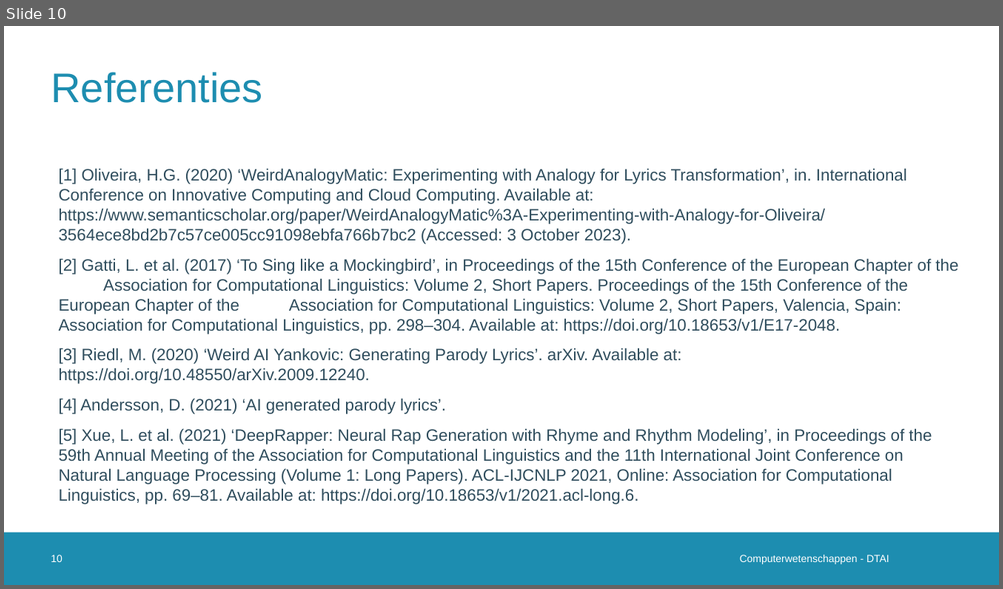
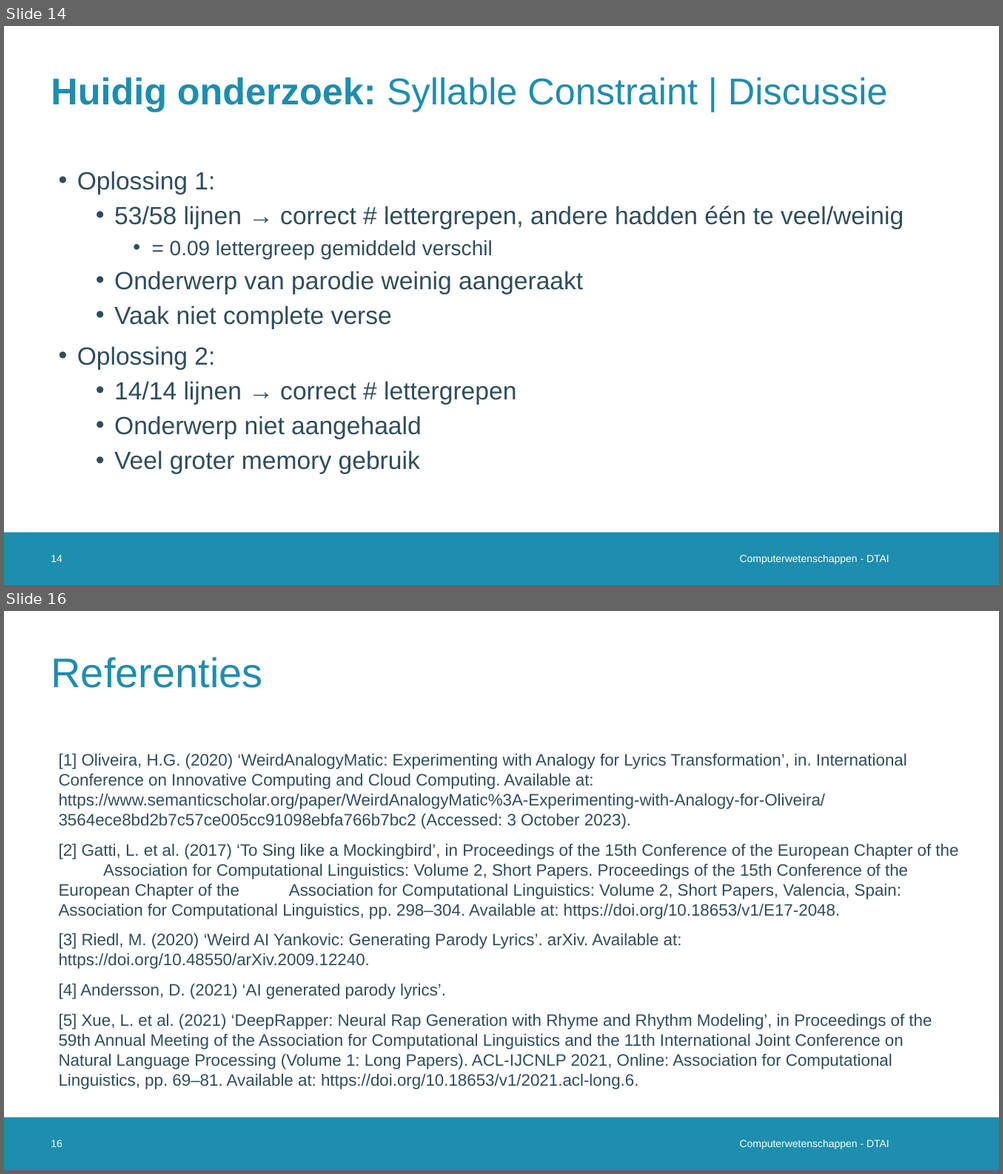
Before and after one commit to Alintermans/Thesis, a slide deck: Presentations/Second Intermediate Presentation/Presentation.pptx. Shown one above the other, each under a label of ours: slide 10 before the commit, slides 14 and 16 after it; the slides between them are not shown. The pictures are 1003x589 and 1003x1174 pixels, drawn with LibreOffice and Linux fonts; fonts in the diff are those of the drawing; background and template pictures are left out. Boxes give left, top, right and bottom in pixels: in the first picture for what was removed or moved away, otherwise in the second. Text is boxed around its words. In the diff, an @@ line names an element or a change of style, - is before the commit and + after.

```diff
--- a/Presentations/Second Intermediate Presentation/Presentation.pptx
+++ b/Presentations/Second Intermediate Presentation/Presentation.pptx
@@ slide 14 added at <box>4,26,999,585</box>, background #FFFFFF; not listed: 1 template element that a slide beside it also shows @@
@@ title added at <box>51,77,888,112</box>, 36 pt, text #1D8DB0 @@
+Huidig onderzoek: Syllable Constraint | Discussie
@@ text added at <box>77,171,903,474</box>, 24 pt, text #2F4D5D @@
+• Oplossing 1:
+  • 53/58 lijnen → correct # lettergrepen, andere hadden één te veel/weinig
+    • = 0.09 lettergreep gemiddeld verschil
+  • Onderwerp van parodie weinig aangeraakt
+  • Vaak niet complete verse
+• Oplossing 2:
+  • 14/14 lijnen → correct # lettergrepen
+  • Onderwerp niet aangehaald
+  • Veel groter memory gebruik
@@ page number added at <box>51,555,62,562</box>, 10 pt, text #FFFFFF @@
+14
@@ text added at <box>740,555,889,565</box>, 10 pt, text #FFFFFF @@
+Computerwetenschappen - DTAI
@@ what was slide 10 is now slide 16 @@
@@ page number at <box>51,1140,62,1147</box>: text changed @@
-10
+16
```
Also in this commit, not shown: 4 slides changed, 5 other slides added, 3 other files.
